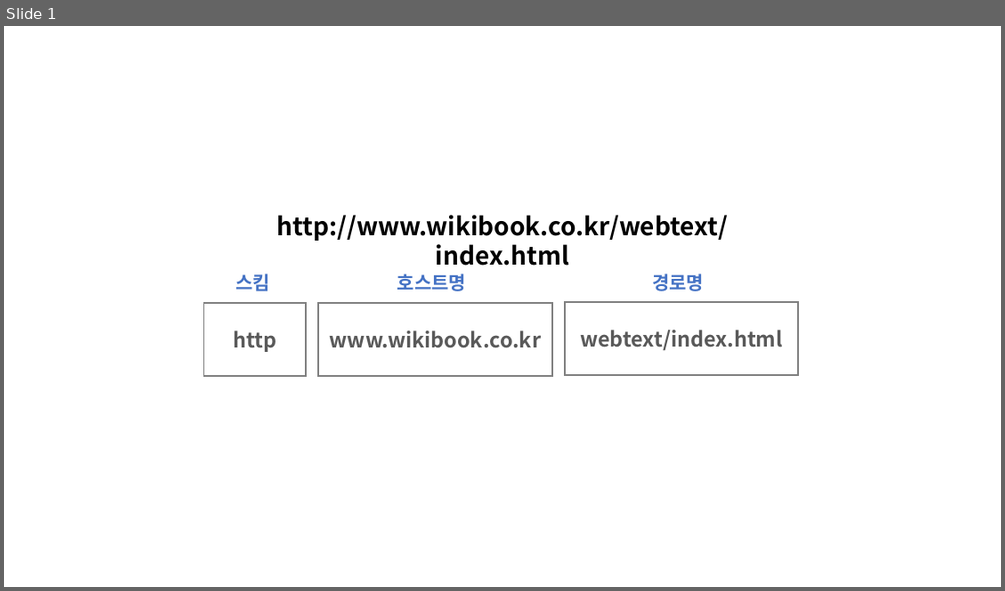
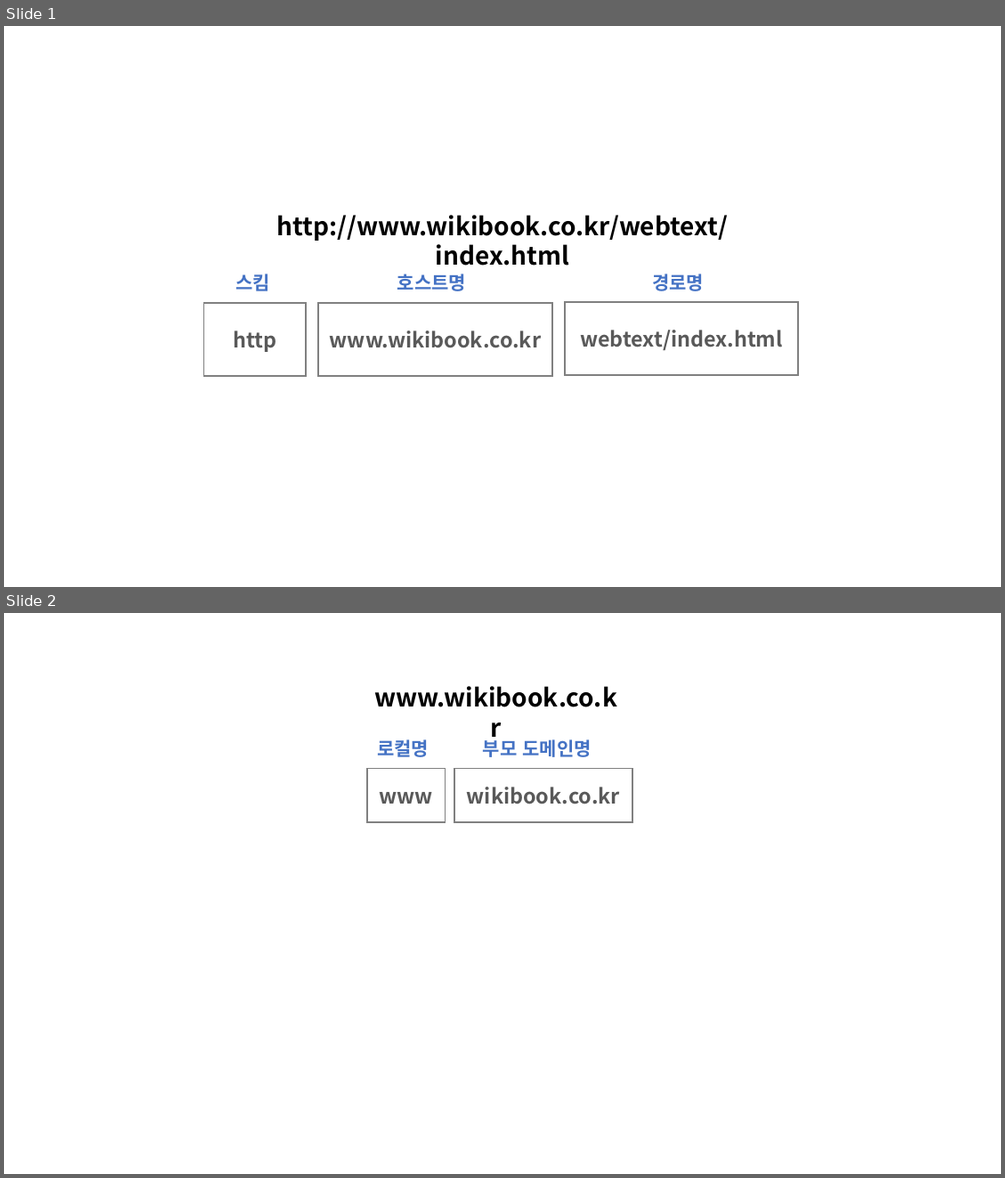
Before and after one commit to Oraindrop/oraindrop.github.io, a slide deck: assets/ppt/URL.pptx. Shown one above the other, each under a label of ours: slide 1 before the commit, slides 1 and 2 after it. The pictures are 1005x591 and 1005x1178 pixels, drawn with LibreOffice and Linux fonts; fonts in the diff are those of the drawing. Boxes give left, top, right and bottom in pixels: in the first picture for what was removed or moved away, otherwise in the second. Text is boxed around its words. In the diff, an @@ line names an element or a change of style, - is before the commit and + after.

Commit message:
hostName 내용 보강

```diff
--- a/assets/ppt/URL.pptx
+++ b/assets/ppt/URL.pptx
@@ slide 2 added at [4, 613, 1001, 1174], background #FFFFFF @@
@@ group added at [367, 686, 633, 822]: 3 texts, 2 rectangles @@
+www.wikibook.co.kr
+www
+로컬명
+wikibook.co.kr
+부모 도메인명
```
